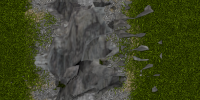
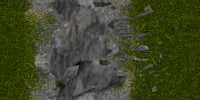
Layered file, before and after one edit (200x100). Changes by layer:
added layer "Grass 0.1" above "Grass 0.05" over [21, 3, 177, 83]
